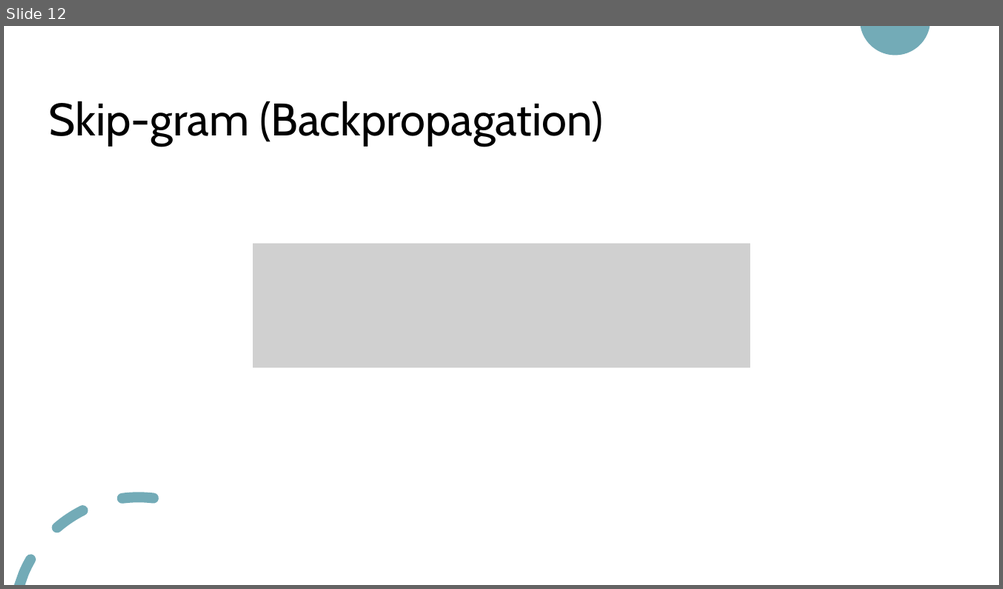
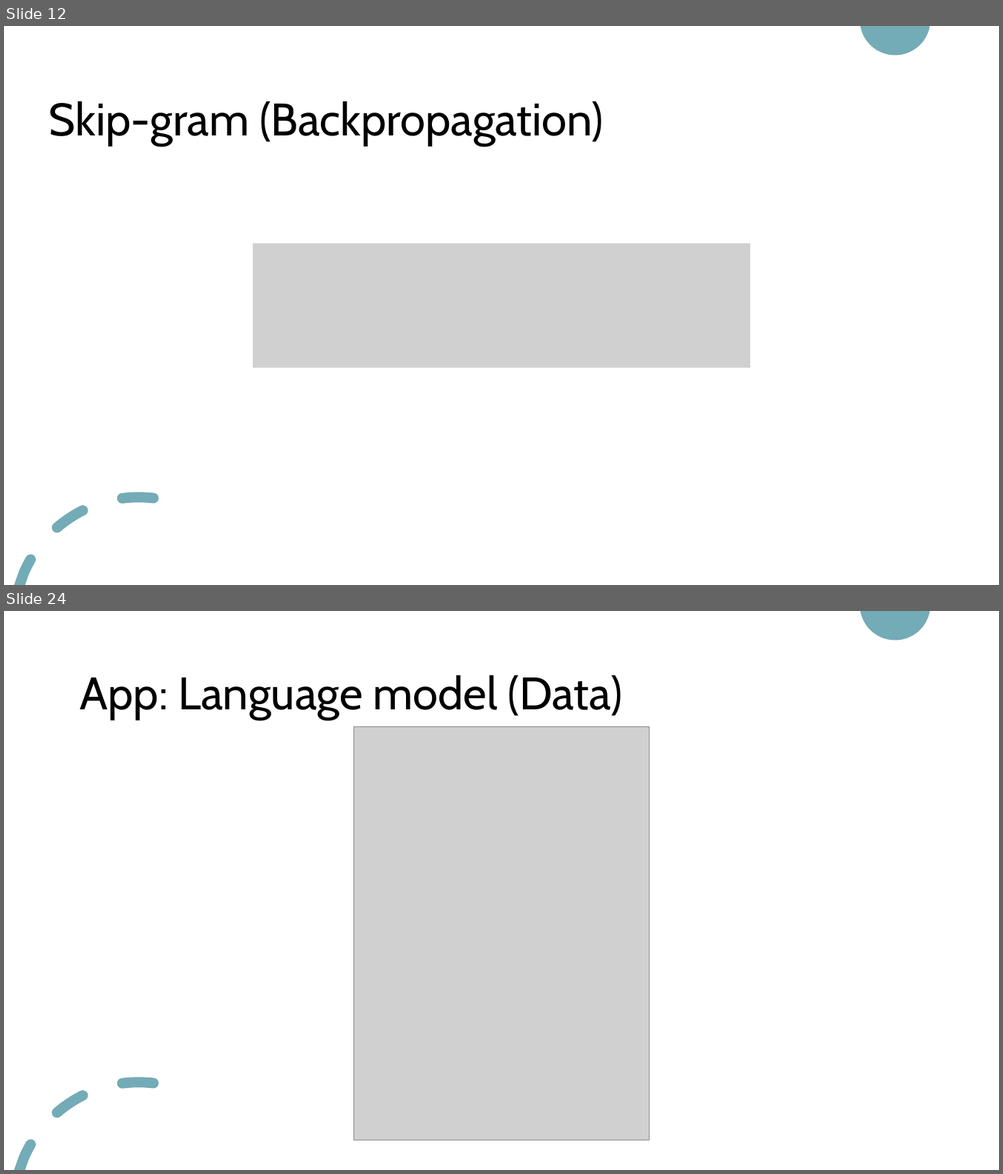
Before and after one commit to nguyenduyhanlam/NLP_Mid, a slide deck: Word representation.pptx. Shown one above the other, each under a label of ours: slide 12 before the commit, slides 12 and 24 after it; the slides between them are not shown. The pictures are 1003x589 and 1003x1174 pixels, drawn with LibreOffice and Linux fonts; fonts in the diff are those of the drawing; grey boxes stand for pictures. Boxes give left, top, right and bottom in pixels: in the first picture for what was removed or moved away, otherwise in the second. Text is boxed around its words. In the diff, an @@ line names an element or a change of style, - is before the commit and + after.

```diff
--- a/Word representation.pptx
+++ b/Word representation.pptx
@@ slide 24 added at (x1=4, y1=611, x2=999, y2=1170), background #FFFFFF; not listed: 2 template elements that a slide beside it also shows @@
@@ title added at (x1=79, y1=675, x2=622, y2=720), 44 pt, text #000000 @@
+App: Language model (Data)
@@ picture added at (x1=354, y1=726, x2=649, y2=1141) @@
```
Also in this commit, not shown: 1 slide changed, 27 other slides added.
